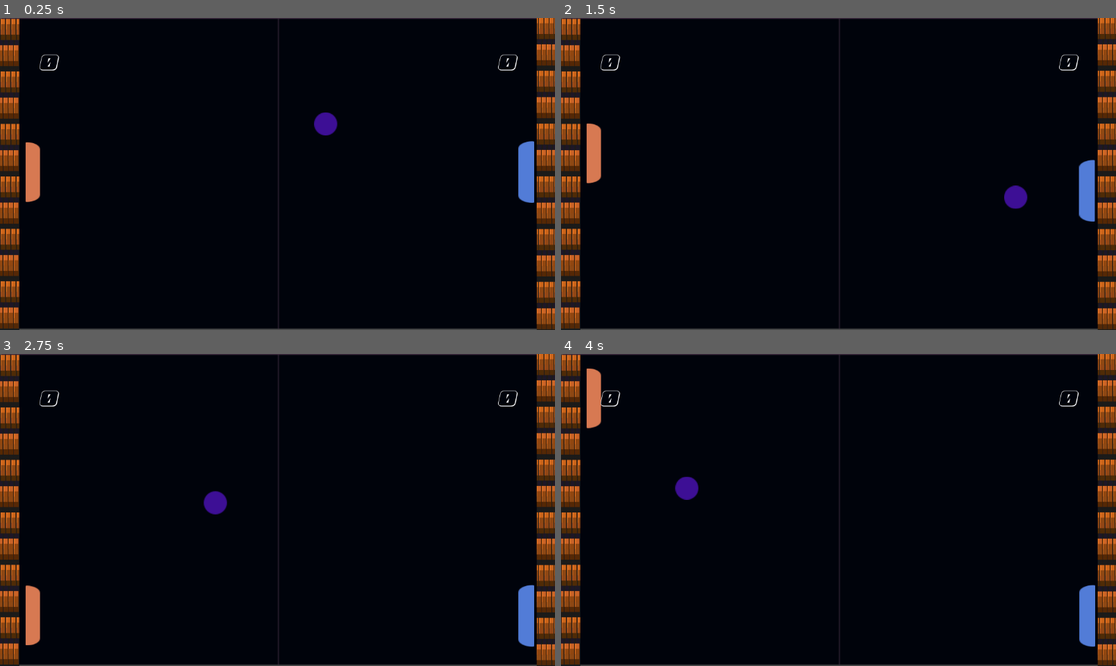
Above: before the commit, frames 1-4 (two rows, left to right).
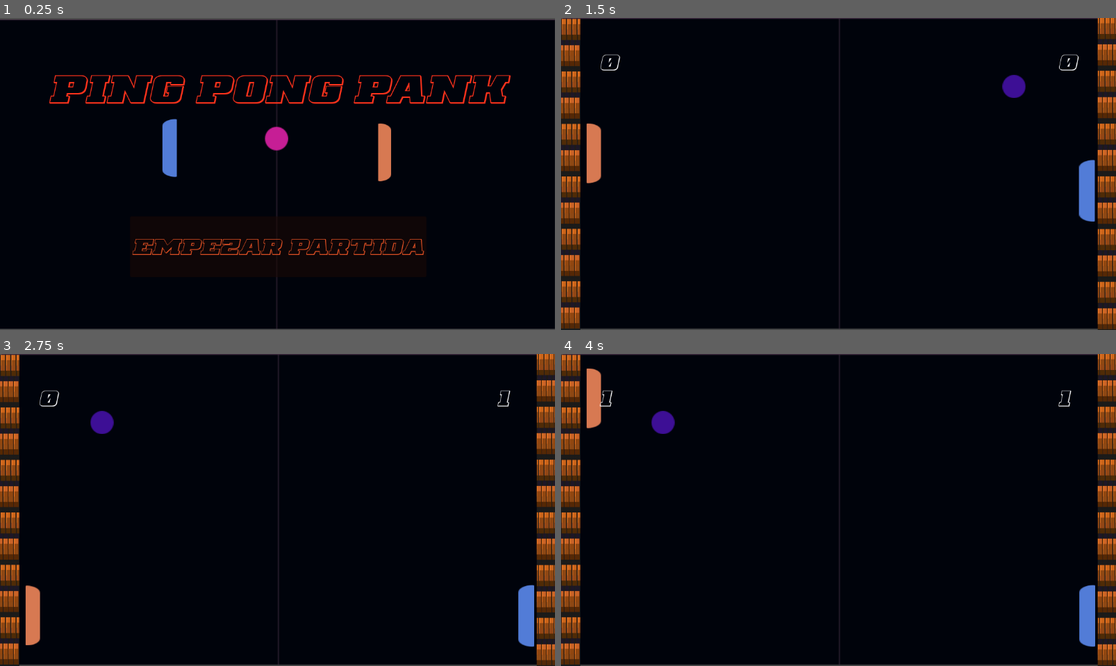
Above: after the commit, the same moments.

Repository: Diego34666/Pong2
Game: Godot game, scene res://inicio.tscn
Same seed, same stepped clock (60 frames per second), same inputs: the game is played once before the commit and once after it. Before the commit the project starts from res://escena/ping_pong.tscn.
Inputs (mouse positions are in pixels of both pictures, inside the frame that each line leads up to):
- Up to frame 1 (0.25 s): no input
- Up to frame 2 (1.5 s): click (838, 245) at 0.5 s, where only the run after the commit has a clickable "Empezar Partida"; hold W (arriba P_1) from 1.28 s (still down); hold Down (abajo P_2) from 1.28 s (still down)
- Up to frame 3 (2.75 s): release W (arriba P_1) at 2.03 s; release Down (abajo P_2) at 2.03 s; hold S (abajo P_1) from 2.03 s (still down); tap Up (arriba P_2) at 2.1 s
- Up to frame 4 (4 s): release S (abajo P_1) at 2.78 s; hold Down (abajo P_2) 2.78-3.53 s; hold W (arriba P_1) from 2.78 s (still down); tap Up (arriba P_2) at 3.6 s

The runs differ from the first frame. In frame 1, 13% of the frame differs, in the area x 0-100%, y 0-100%; in frame 2, 0.5%; in frame 3, 0.6%; in frame 4, 0.6%.

Commit message:
juego finalizado

Diff:
--- a/escena/ping_pong.gd
+++ b/escena/ping_pong.gd
@@ -7,14 +7,14 @@
 
 func _on_pd_body_entered(body):
 	if body.is_in_group("pelota"):
-		puntaje_p1 += 1
-		$"puntaje p1".text = str(puntaje_p1)
+		puntaje_p2 += 1
+		$"puntaje 2".text = str(puntaje_p2)
 		reset()
 
 func _on_pi_body_entered(body):
 	if body.is_in_group("pelota"):
-		puntaje_p2 += 1
-		$"puntaje p2".text = str(puntaje_p2)
+		puntaje_p1 += 1
+		$"puntaje 1".text = str(puntaje_p1)
 		reset()
 
 func reset():
@@ -26,9 +26,10 @@
 	$pelota.position = Vector2(576, 320)
 
 
+
 func _on_timer_timeout():
 	if puntaje_p1 > puntaje_p2 and puntaje_p1 >= 5:
-		get_tree().change_scene_to_file("res://ganador_1.tscn")
+		get_tree().change_scene_to_file("res://ganador_22.tscn")
 
 	elif puntaje_p2 > puntaje_p1 and puntaje_p2 >= 5:
-		get_tree().change_scene_to_file("res://ganador_2.tscn")
+		get_tree().change_scene_to_file("res://ganador_1.tscn")
--- a/ganador_1.gd
+++ b/ganador_1.gd
@@ -1,6 +1,10 @@
 extends Node2D
 
 
+func _on_volver_pressed() -> void:
+	get_tree().change_scene_to_file("res://escena/ping_pong.tscn")
 
-func _on_volver_pressed():
-	get_tree().change_scene_to_file("res://escena/ping_pong.tscn")
+
+
+func _on_salir_pressed() -> void:
+	get_tree().change_scene_to_file("res://inicio.tscn")
--- a/ganador_1.tscn
+++ b/ganador_1.tscn
@@ -1,39 +1,83 @@
-[gd_scene load_steps=5 format=3 uid="uid://dbffp5lqcufo3"]
+[gd_scene load_steps=9 format=3 uid="uid://dbffp5lqcufo3"]
 
 [ext_resource type="Texture2D" uid="uid://b4kcstsp3n8mp" path="res://recursos/ganador 1.png" id="1_it1yp"]
 [ext_resource type="Script" uid="uid://bhmt4bro3bltp" path="res://ganador_1.gd" id="1_yqjkg"]
 [ext_resource type="FontFile" uid="uid://dmvqi817gebfv" path="res://recursos/drover3dital.ttf" id="2_yqjkg"]
+[ext_resource type="Texture2D" uid="uid://dh2jut4p0t8gp" path="res://recursos/game over 2.jpg" id="4_k7138"]
+[ext_resource type="Texture2D" uid="uid://b8c2k7kk61kkd" path="res://recursos/Player.png" id="5_530v8"]
+[ext_resource type="Texture2D" uid="uid://cr7ap5hlo4qft" path="res://recursos/Ball.png" id="6_mvlk7"]
+[ext_resource type="Texture2D" uid="uid://bg3f6vr4tvo1v" path="res://recursos/Computer.png" id="7_7he12"]
 
 [sub_resource type="LabelSettings" id="LabelSettings_k7138"]
 font = ExtResource("2_yqjkg")
 font_size = 80
 
-[node name="ganador 1" type="Node2D"]
+[node name="ganador  y perdedor 1" type="Node2D"]
 script = ExtResource("1_yqjkg")
 
 [node name="Sprite2D" type="Sprite2D" parent="."]
-position = Vector2(575.75, 323.75)
-scale = Vector2(5.12222, 2.88222)
+position = Vector2(293.25, 323.75)
+scale = Vector2(2.61111, 2.88222)
 texture = ExtResource("1_it1yp")
 
 [node name="Label" type="Label" parent="."]
-offset_left = 304.0
-offset_top = 40.0
-offset_right = 872.0
-offset_bottom = 217.0
+offset_left = 22.0
+offset_top = 19.0
+offset_right = 590.0
+offset_bottom = 196.0
 text = "jugador 1
 "
 label_settings = SubResource("LabelSettings_k7138")
 
 [node name="volver" type="Button" parent="."]
 modulate = Color(0, 0.718361, 0.721056, 1)
-offset_left = 408.0
-offset_top = 536.0
-offset_right = 752.0
-offset_bottom = 608.0
+offset_left = 156.0
+offset_top = 538.0
+offset_right = 420.0
+offset_bottom = 610.0
 theme_override_fonts/font = ExtResource("2_yqjkg")
 theme_override_font_sizes/font_size = 30
-text = "volver a la partida
+text = "volver
 "
 
+[node name="Sprite2D2" type="Sprite2D" parent="."]
+position = Vector2(863.5, 322)
+scale = Vector2(1.91, 3.82143)
+texture = ExtResource("4_k7138")
+
+[node name="Label2" type="Label" parent="."]
+offset_left = 590.0
+offset_top = 13.0
+offset_right = 1136.0
+offset_bottom = 100.0
+theme_override_fonts/font = ExtResource("2_yqjkg")
+theme_override_font_sizes/font_size = 80
+text = "jugador 2"
+
+[node name="salir" type="Button" parent="."]
+modulate = Color(1, 0.882353, 1, 1)
+offset_left = 781.0
+offset_top = 536.0
+offset_right = 927.0
+offset_bottom = 596.0
+theme_override_fonts/font = ExtResource("2_yqjkg")
+theme_override_font_sizes/font_size = 30
+text = "salir"
+
+[node name="Sprite2D3" type="Sprite2D" parent="."]
+position = Vector2(69, 468)
+scale = Vector2(2.5, 1.20833)
+texture = ExtResource("5_530v8")
+
+[node name="Sprite2D4" type="Sprite2D" parent="."]
+position = Vector2(64, 300)
+scale = Vector2(1.96667, 2.13333)
+texture = ExtResource("6_mvlk7")
+
+[node name="Sprite2D5" type="Sprite2D" parent="."]
+position = Vector2(1107, 485.25)
+scale = Vector2(2.26471, 1.1875)
+texture = ExtResource("7_7he12")
+
 [connection signal="pressed" from="volver" to="." method="_on_volver_pressed"]
+[connection signal="pressed" from="salir" to="." method="_on_salir_pressed"]
--- a/ganador_2.gd
+++ b/ganador_2.gd
@@ -2,5 +2,10 @@
 
 
 
-func _on_volver_pressed():
+func _on_volver_pressed() -> void:
 	get_tree().change_scene_to_file("res://escena/ping_pong.tscn")
+
+
+
+func _on_salir_pressed() -> void:
+	get_tree().change_scene_to_file("res://inicio.tscn")
--- a/ganador_2.tscn
+++ b/ganador_2.tscn
@@ -1,38 +1,59 @@
 [gd_scene load_steps=5 format=3 uid="uid://r4xtetwe8f52"]
 
-[ext_resource type="Texture2D" uid="uid://cud0wxj1nto47" path="res://recursos/ganador 2 .png" id="1_b7bc8"]
 [ext_resource type="Script" uid="uid://n1cc24380gmf" path="res://ganador_2.gd" id="1_r4apo"]
+[ext_resource type="Texture2D" uid="uid://dh2jut4p0t8gp" path="res://recursos/game over 2.jpg" id="2_ehvdh"]
 [ext_resource type="FontFile" uid="uid://dmvqi817gebfv" path="res://recursos/drover3dital.ttf" id="2_r4apo"]
+[ext_resource type="Texture2D" uid="uid://b4kcstsp3n8mp" path="res://recursos/ganador 1.png" id="3_vwm74"]
 
-[sub_resource type="LabelSettings" id="LabelSettings_ehvdh"]
-font = ExtResource("2_r4apo")
-font_size = 80
-
-[node name="ganador_2" type="Node2D"]
+[node name="ganador y perdedor 2" type="Node2D"]
 script = ExtResource("1_r4apo")
 
 [node name="Sprite2D" type="Sprite2D" parent="."]
-position = Vector2(576.25, 324.75)
-scale = Vector2(5.14444, 2.85556)
-texture = ExtResource("1_b7bc8")
+position = Vector2(300, 325)
+scale = Vector2(1.99333, 3.85714)
+texture = ExtResource("2_ehvdh")
+
+[node name="Sprite2D2" type="Sprite2D" parent="."]
+position = Vector2(876.75, 321.75)
+scale = Vector2(2.46444, 2.85556)
+texture = ExtResource("3_vwm74")
 
 [node name="Label" type="Label" parent="."]
-offset_left = 292.0
-offset_top = 56.0
-offset_right = 838.0
-offset_bottom = 149.0
+offset_left = 35.0
+offset_top = 25.0
+offset_right = 558.0
+offset_bottom = 112.0
+theme_override_fonts/font = ExtResource("2_r4apo")
+theme_override_font_sizes/font_size = 80
+text = "jugador 1"
+
+[node name="Label2" type="Label" parent="."]
+offset_left = 596.0
+offset_top = 25.0
+offset_right = 1142.0
+offset_bottom = 112.0
+theme_override_fonts/font = ExtResource("2_r4apo")
+theme_override_font_sizes/font_size = 80
 text = "jugador 2"
-label_settings = SubResource("LabelSettings_ehvdh")
 
-[node name="volver" type="Button" parent="."]
-modulate = Color(0, 0.62728, 0.627782, 1)
-offset_left = 376.0
-offset_top = 496.0
-offset_right = 854.0
+[node name="salir" type="Button" parent="."]
+offset_left = 213.0
+offset_top = 530.0
+offset_right = 385.0
 offset_bottom = 584.0
 theme_override_fonts/font = ExtResource("2_r4apo")
 theme_override_font_sizes/font_size = 30
-text = "volver a la partida
-"
+text = "salir"
 
+[node name="volver" type="Button" parent="."]
+modulate = Color(0.121569, 1, 1, 1)
+offset_left = 788.0
+offset_top = 531.0
+offset_right = 987.0
+offset_bottom = 591.0
+theme_override_fonts/font = ExtResource("2_r4apo")
+theme_override_font_sizes/font_size = 30
+text = "volver"
+
+[connection signal="pressed" from="salir" to="." method="_on_salir_pressed"]
 [connection signal="pressed" from="volver" to="." method="_on_volver_pressed"]
--- /dev/null
+++ b/ganador_22.gd
@@ -0,0 +1,10 @@
+extends Node2D
+
+
+func _on_salir_pressed() -> void:
+	get_tree().change_scene_to_file("res://inicio.tscn")
+
+
+
+func _on_volver_pressed() -> void:
+	get_tree().change_scene_to_file("res://escena/ping_pong.tscn")
--- /dev/null
+++ b/ganador_22.tscn
@@ -0,0 +1,78 @@
+[gd_scene load_steps=8 format=3 uid="uid://c6nl08dbusdx1"]
+
+[ext_resource type="Texture2D" uid="uid://dh2jut4p0t8gp" path="res://recursos/game over 2.jpg" id="1_n8lmw"]
+[ext_resource type="Script" uid="uid://bjxtant17iq1j" path="res://ganador_22.gd" id="1_xtex0"]
+[ext_resource type="Texture2D" uid="uid://b4kcstsp3n8mp" path="res://recursos/ganador 1.png" id="2_xtex0"]
+[ext_resource type="FontFile" uid="uid://dmvqi817gebfv" path="res://recursos/drover3dital.ttf" id="3_eer81"]
+[ext_resource type="Texture2D" uid="uid://bg3f6vr4tvo1v" path="res://recursos/Computer.png" id="5_mkwb6"]
+[ext_resource type="Texture2D" uid="uid://cr7ap5hlo4qft" path="res://recursos/Ball.png" id="6_8kvao"]
+[ext_resource type="Texture2D" uid="uid://b8c2k7kk61kkd" path="res://recursos/Player.png" id="7_i8fgr"]
+
+[node name="ganador 22" type="Node2D"]
+script = ExtResource("1_xtex0")
+
+[node name="Sprite2D" type="Sprite2D" parent="."]
+position = Vector2(291.5, 322.5)
+scale = Vector2(1.93, 3.80357)
+texture = ExtResource("1_n8lmw")
+
+[node name="Sprite2D2" type="Sprite2D" parent="."]
+position = Vector2(871.25, 324.75)
+scale = Vector2(2.54889, 2.85556)
+texture = ExtResource("2_xtex0")
+
+[node name="Label" type="Label" parent="."]
+offset_left = 25.0
+offset_top = 25.0
+offset_right = 548.0
+offset_bottom = 112.0
+theme_override_fonts/font = ExtResource("3_eer81")
+theme_override_font_sizes/font_size = 80
+text = "jugador 1"
+
+[node name="Label2" type="Label" parent="."]
+offset_left = 596.0
+offset_top = 25.0
+offset_right = 1142.0
+offset_bottom = 112.0
+theme_override_fonts/font = ExtResource("3_eer81")
+theme_override_font_sizes/font_size = 80
+text = "jugador 2"
+
+[node name="salir" type="Button" parent="."]
+modulate = Color(0.94902, 1, 1, 1)
+offset_left = 217.0
+offset_top = 527.0
+offset_right = 394.0
+offset_bottom = 590.0
+theme_override_fonts/font = ExtResource("3_eer81")
+theme_override_font_sizes/font_size = 30
+text = "salir"
+
+[node name="volver" type="Button" parent="."]
+modulate = Color(0.0313726, 1, 1, 1)
+offset_left = 788.0
+offset_top = 515.0
+offset_right = 949.0
+offset_bottom = 597.0
+theme_override_fonts/font = ExtResource("3_eer81")
+theme_override_font_sizes/font_size = 30
+text = "volver"
+
+[node name="Sprite2D3" type="Sprite2D" parent="."]
+position = Vector2(1085, 511)
+scale = Vector2(2.63236, 1.31667)
+texture = ExtResource("5_mkwb6")
+
+[node name="Sprite2D4" type="Sprite2D" parent="."]
+position = Vector2(1091, 301.5)
+scale = Vector2(1.96667, 2.23333)
+texture = ExtResource("6_8kvao")
+
+[node name="Sprite2D5" type="Sprite2D" parent="."]
+position = Vector2(61.375, 504.25)
+scale = Vector2(2.30882, 1.1375)
+texture = ExtResource("7_i8fgr")
+
+[connection signal="pressed" from="salir" to="." method="_on_salir_pressed"]
+[connection signal="pressed" from="volver" to="." method="_on_volver_pressed"]
--- /dev/null
+++ b/inicio.gd
@@ -0,0 +1,9 @@
+extends Control
+
+
+
+
+
+
+func _on_button_pressed() -> void:
+	get_tree().change_scene_to_file("res://escena/ping_pong.tscn")
--- /dev/null
+++ b/inicio.tscn
@@ -0,0 +1,64 @@
+[gd_scene load_steps=8 format=3 uid="uid://cv416vsgtmw2e"]
+
+[ext_resource type="Texture2D" uid="uid://cklldwraroy60" path="res://recursos/Board.png" id="1_7e6sy"]
+[ext_resource type="Script" uid="uid://ctdg31qh2raki" path="res://inicio.gd" id="1_x8a4r"]
+[ext_resource type="FontFile" uid="uid://dmvqi817gebfv" path="res://recursos/drover3dital.ttf" id="2_x8a4r"]
+[ext_resource type="Texture2D" uid="uid://cr7ap5hlo4qft" path="res://recursos/Ball.png" id="3_xagyt"]
+[ext_resource type="Texture2D" uid="uid://bg3f6vr4tvo1v" path="res://recursos/Computer.png" id="4_hpmgr"]
+[ext_resource type="Texture2D" uid="uid://b8c2k7kk61kkd" path="res://recursos/Player.png" id="5_w2ra7"]
+
+[sub_resource type="LabelSettings" id="LabelSettings_w1uea"]
+font = ExtResource("2_x8a4r")
+font_size = 90
+font_color = Color(1, 0.2, 0.109804, 1)
+
+[node name="inicio" type="Control"]
+layout_mode = 3
+anchors_preset = 0
+script = ExtResource("1_x8a4r")
+
+[node name="Sprite2D" type="TextureRect" parent="."]
+layout_mode = 0
+offset_left = -4.0
+offset_top = 3.0
+offset_right = 798.0
+offset_bottom = 458.0
+scale = Vector2(1.44264, 1.41429)
+texture = ExtResource("1_7e6sy")
+
+[node name="Label" type="Label" parent="."]
+layout_mode = 0
+offset_left = 101.0
+offset_top = 97.0
+offset_right = 1061.0
+offset_bottom = 196.0
+text = "Ping Pong Pank"
+label_settings = SubResource("LabelSettings_w1uea")
+
+[node name="Button" type="Button" parent="."]
+modulate = Color(1, 0.356863, 0.160784, 1)
+layout_mode = 0
+offset_left = 270.0
+offset_top = 412.0
+offset_right = 885.0
+offset_bottom = 538.0
+theme_override_fonts/font = ExtResource("2_x8a4r")
+theme_override_font_sizes/font_size = 50
+text = "Empezar Partida"
+
+[node name="Sprite2D2" type="Sprite2D" parent="."]
+position = Vector2(574, 250.5)
+scale = Vector2(1.6, 1.63333)
+texture = ExtResource("3_xagyt")
+
+[node name="Sprite2D3" type="Sprite2D" parent="."]
+position = Vector2(351.875, 270)
+scale = Vector2(1.77941, 1)
+texture = ExtResource("4_hpmgr")
+
+[node name="Sprite2D4" type="Sprite2D" parent="."]
+position = Vector2(798.75, 279)
+scale = Vector2(1.55882, 1)
+texture = ExtResource("5_w2ra7")
+
+[connection signal="pressed" from="Button" to="." method="_on_button_pressed"]
--- a/project.godot
+++ b/project.godot
@@ -11,7 +11,7 @@
 [application]
 
 config/name="Ping, Pong, Pank"
-run/main_scene="uid://buw0gq54rm3kx"
+run/main_scene="uid://cv416vsgtmw2e"
 config/features=PackedStringArray("4.4", "GL Compatibility")
 config/icon="res://icon.svg"
 
Not shown, added: ganador_22.gd.uid
Not shown, added: inicio.gd.uid
